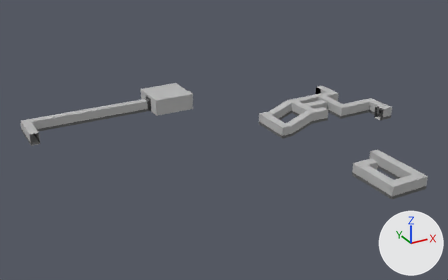
Before and after pictures for a commit that changed the Blender file Working/Scenes/level4.blend.
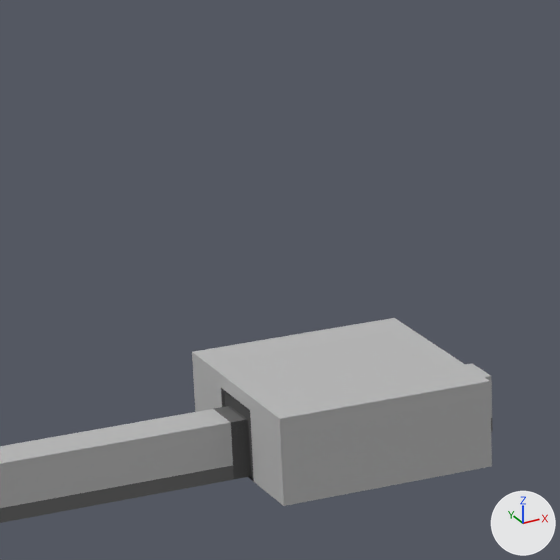
Each version is shown whole from a 50 mm camera at (-176.6, -98.1, 89.3) aimed at (-86.6, 65.4, 7.5), then close up on the part from 24% to 46% of the width and 10% to 45% of the height. The axes (+X, +Y, +Z) are drawn at lower right. The lights are the same throughout. The same objects are shown in both versions, whatever each file hides. Objects named as collision shapes, trigger or cutter boxes, shadow casters or lower levels of detail are left out.

Names of what the first close-up shows: '1_Plane'.
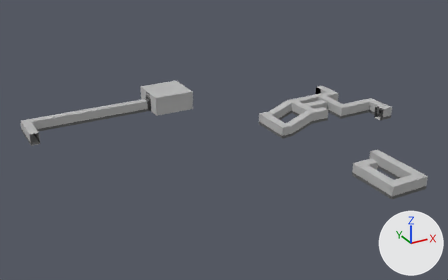
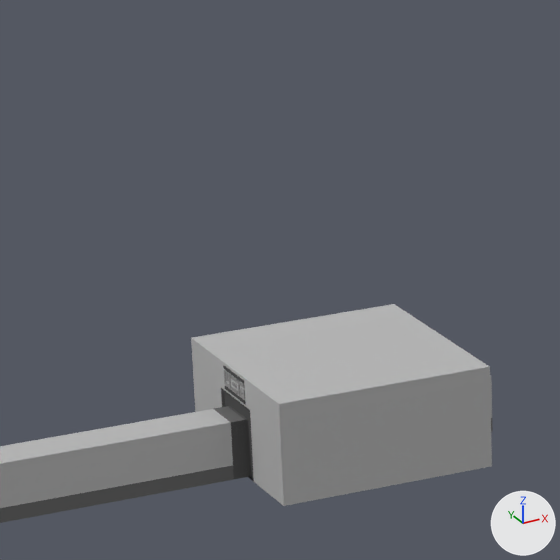
Commit message: Added glyphs to level4

Where the change shows, as pixel boxes [x1, y1, x2, y2] in the close-ups (560 x 560 px; the box of a moved part takes in the faces that stretch with it):
```json
{"object": "1_Plane", "change": "reshaped", "before": [0, 318, 493, 523], "after": [0, 304, 493, 523]}
{"object": "Plane", "change": "added", "after": [223, 366, 245, 404]}
{"object": "Glyph4U.001", "change": "added", "after": [224, 370, 231, 389]}
{"object": "Glyph3O.001", "change": "added", "after": [238, 381, 245, 400]}
{"object": "Glyph1E.001", "change": "added", "after": [231, 375, 238, 394]}
{"part": 1, "of": "me_cube_019", "change": "moved or reshaped", "before": [192, 318, 490, 433], "after": [191, 304, 490, 433]}
```

Edits to the scene script, one JSON object a line:
```json
{"op": "add", "block": "mat_mid_001", "code": ["mat_mid_001 = diffuse_material('Mid.001')", "mat_mid_001.base_color = (0.152, 0.152, 0.152)  # dark grey #6d6d6d"]}
{"op": "add", "block": "mat_shaded_001", "code": ["mat_shaded_001 = diffuse_material('Shaded.001')", "mat_shaded_001.base_color = (0.3, 0.3, 0.3)  # grey #959595"]}
{"op": "add", "block": "mat_stone_001", "code": ["mat_stone_001 = diffuse_material('Stone.001')", "mat_stone_001.base_color = (0.35, 0.35, 0.35)  # grey #a0a0a0"]}
{"block": "me_cube_019", "where": "me_cube_019.from_pydata(...)  # 197 vertices, 190 faces; spans x -7.0..8.0, y -11.0..35.0, z 0.0..6.0"}
{"block": "me_cube_019", "where": "# used by ob_1_plane; location = (-88.0, 109.0, 5.0); rotation_euler = (0.0, 0.0, 1.571), in degrees (0, 0, 90)"}
{"block": "me_cube_019", "change": "me_cube_019 part 1: all 33 vertices in x -7.0..8.0, y -8.0..7.0, z 6.0 are moved by (0.0, 0.0, 1.0)"}
{"op": "add", "block": "me_plane_016", "code": ["me_plane_016 = bpy.data.meshes.new('Plane.016')", "me_plane_016.from_pydata(...)  # 64 vertices, 48 faces; spans x -0.714..0.714, y -0.1..0.1, z -0.714..0.714", "# faces by material slot: [13, 35]", "me_plane_016.materials.append(mat_mid_001)  # dark grey #6d6d6d", "me_plane_016.materials.append(mat_shaded_001)  # grey #959595"]}
{"op": "add", "block": "me_plane_017", "code": ["me_plane_017 = bpy.data.meshes.new('Plane.017')", "me_plane_017.from_pydata(...)  # 72 vertices, 58 faces; spans x -0.714..0.714, y -0.1..0.1, z -0.714..0.714", "# faces by material slot: [4, 17, 37]", "me_plane_017.materials.append(mat_stone_001)  # grey #a0a0a0", "me_plane_017.materials.append(mat_mid_001)  # dark grey #6d6d6d", "me_plane_017.materials.append(mat_shaded_001)  # grey #959595"]}
{"op": "add", "block": "me_plane_018", "code": ["me_plane_018 = bpy.data.meshes.new('Plane.018')", "me_plane_018.from_pydata(...)  # 72 vertices, 54 faces; spans x -0.714..0.714, y -0.1..0.1, z -0.714..0.714", "# faces by material slot: [2, 16, 36]", "me_plane_018.materials.append(mat_stone_001)  # grey #a0a0a0", "me_plane_018.materials.append(mat_mid_001)  # dark grey #6d6d6d", "me_plane_018.materials.append(mat_shaded_001)  # grey #959595"]}
{"op": "add", "block": "me_plane_019", "code": ["me_plane_019 = bpy.data.meshes.new('Plane.019')", "me_plane_019.from_pydata(...)  # a box spanning x -0.1..0.1, y -1.7..1.7, z 0.6..0.8; a box spanning x -0.1..0.1, y -1.7..1.7, z -0.8..-0.6", "me_plane_019.materials.append(mat_dark)  # dark grey #595959"]}
{"op": "add", "block": "ob_glyph1e_001", "code": ["ob_glyph1e_001 = bpy.data.objects.new('Glyph1E.001', me_plane_016)", "ob_glyph1e_001.location = (-94.97, 109.46, 11.0)", "ob_glyph1e_001.rotation_euler = (0.0, 0.0, 1.571)  # degrees (0, 0, 90)", "ob_glyph1e_001.scale = (0.7, 1.0, 0.7)"]}
{"op": "add", "block": "ob_glyph3o_001", "code": ["ob_glyph3o_001 = bpy.data.objects.new('Glyph3O.001', me_plane_017)", "ob_glyph3o_001.location = (-94.97, 108.26, 11.0)", "ob_glyph3o_001.rotation_euler = (0.0, 0.0, 1.571)  # degrees (0, 0, 90)", "ob_glyph3o_001.scale = (0.7, 1.0, 0.7)"]}
{"op": "add", "block": "ob_glyph4u_001", "code": ["ob_glyph4u_001 = bpy.data.objects.new('Glyph4U.001', me_plane_018)", "ob_glyph4u_001.location = (-94.97, 110.66, 11.0)", "ob_glyph4u_001.rotation_euler = (0.0, 0.0, 1.571)  # degrees (0, 0, 90)", "ob_glyph4u_001.scale = (0.7, 1.0, 0.7)"]}
{"op": "add", "block": "ob_plane", "code": ["ob_plane = bpy.data.objects.new('Plane', me_plane_019)", "ob_plane.location = (-94.97, 109.46, 11.0)"]}
```
